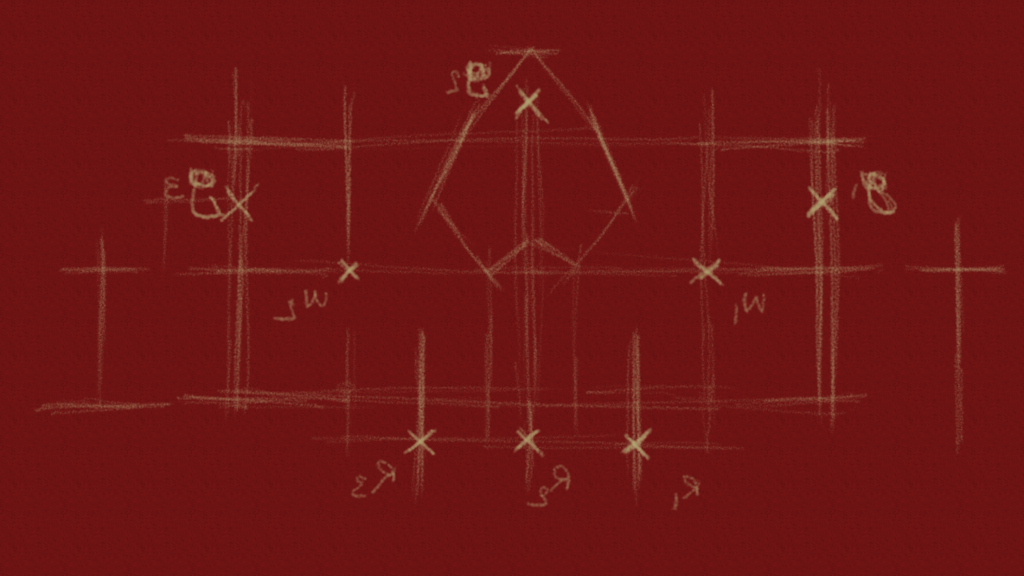
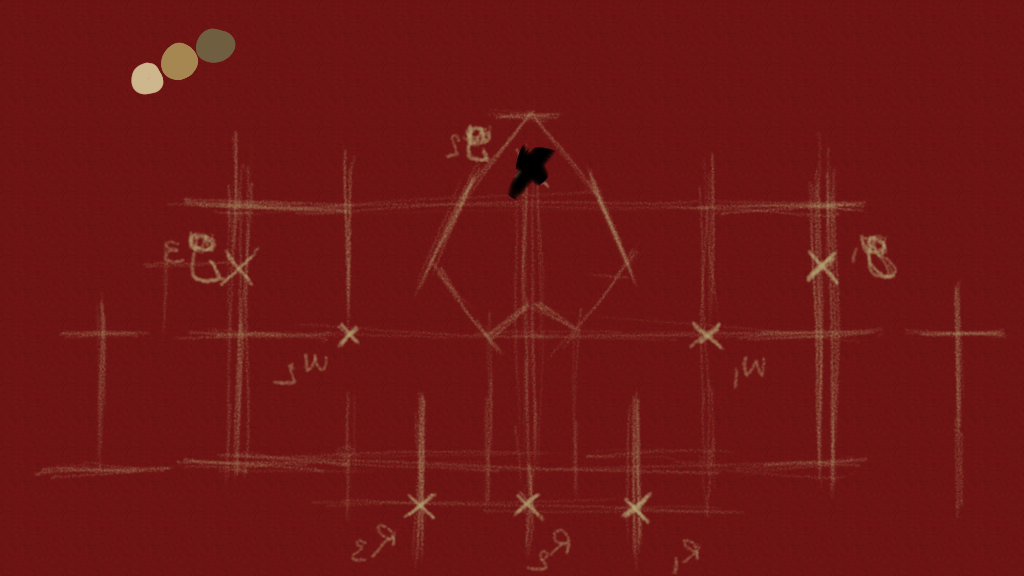
The second 1024×576 image is a revision of the first. Changes to its layers:
removed layer (unnamed layer) over [34, 43, 1009, 512]
added layer "lineart" above "color" over [507, 144, 556, 201]
added layer "color" above "blueprint" over [131, 28, 236, 95]
added layer "blueprint" above "background" over [34, 107, 1009, 576]
